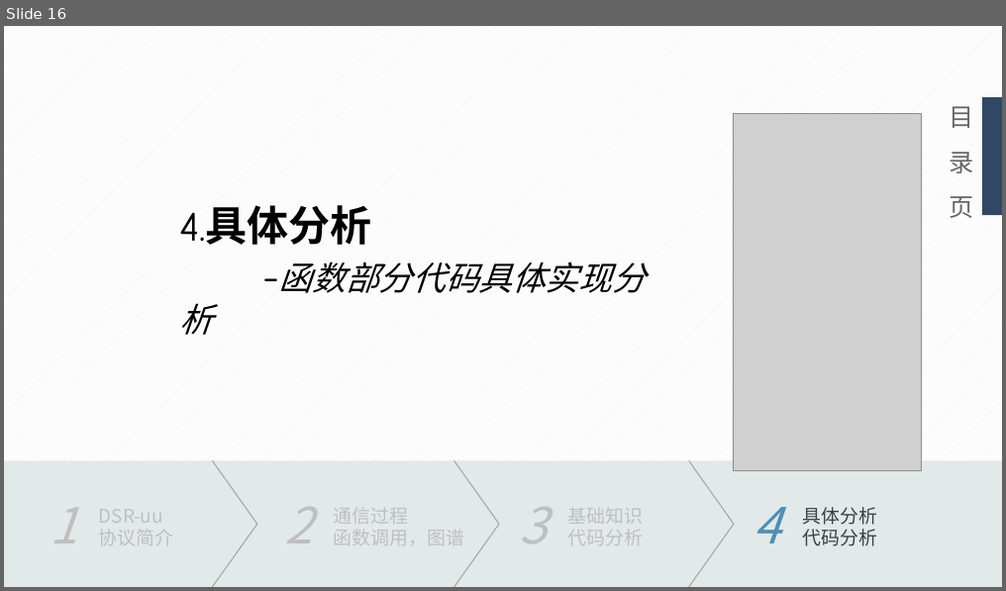
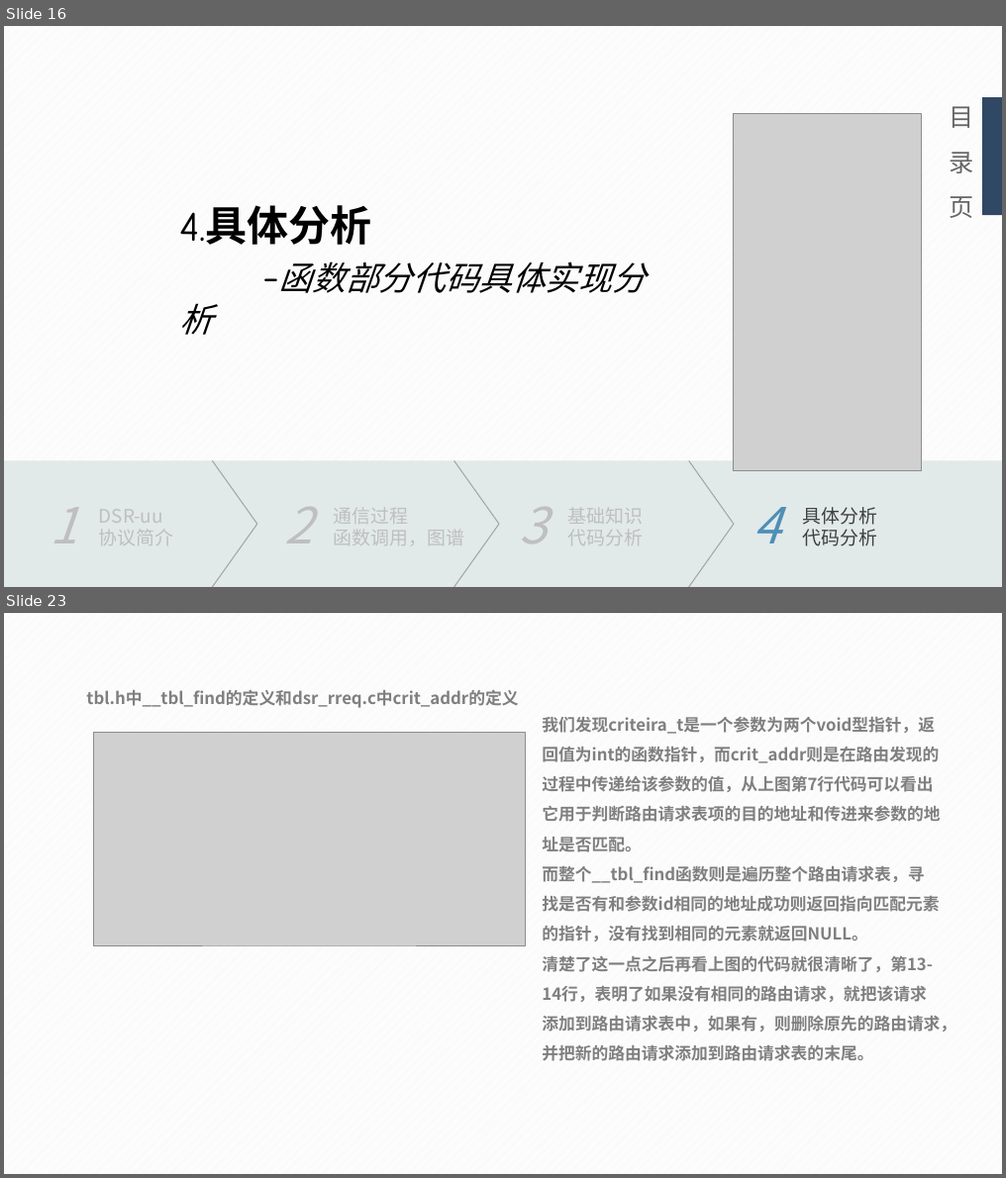
Before and after one commit to Sma-yida/201692204, a slide deck: DSR-uu代码分析.pptx. Shown one above the other, each under a label of ours: slide 16 before the commit, slides 16 and 23 after it; the slides between them are not shown. The pictures are 1006x591 and 1006x1178 pixels, drawn with LibreOffice and Linux fonts; fonts in the diff are those of the drawing; grey boxes stand for pictures. Boxes give left, top, right and bottom in pixels: in the first picture for what was removed or moved away, otherwise in the second. Text is boxed around its words. In the diff, an @@ line names an element or a change of style, - is before the commit and + after.

```diff
--- a/DSR-uu代码分析.pptx
+++ b/DSR-uu代码分析.pptx
@@ slide 23 added at (4,613,1002,1174), background pattern #F2F2F2 on #FFFFFF @@
@@ text added at (86,690,518,708), 16 pt, text #7F7F7F, bold @@
+tbl.h中__tbl_find的定义和dsr_rreq.c中crit_addr的定义
@@ text added at (542,717,956,1061), 16 pt, text #7F7F7F, bold @@
+我们发现criteira_t是一个参数为两个void型指针，返回值为int的函数指针，而crit_addr则是在路由发现的过程中传递给该参数的值，从上图第7行代码可以看出它用于判断路由请求表项的目的地址和传进来参数的地址是否匹配。
+而整个__tbl_find函数则是遍历整个路由请求表，寻找是否有和参数id相同的地址成功则返回指向匹配元素的指针，没有找到相同的元素就返回NULL。
+清楚了这一点之后再看上图的代码就很清晰了，第13-14行，表明了如果没有相同的路由请求，就把该请求添加到路由请求表中，如果有，则删除原先的路由请求，并把新的路由请求添加到路由请求表的末尾。
@@ picture added at (93,732,525,946) @@
```
Also in this commit, not shown: 15 slides changed, 4 other slides added.
